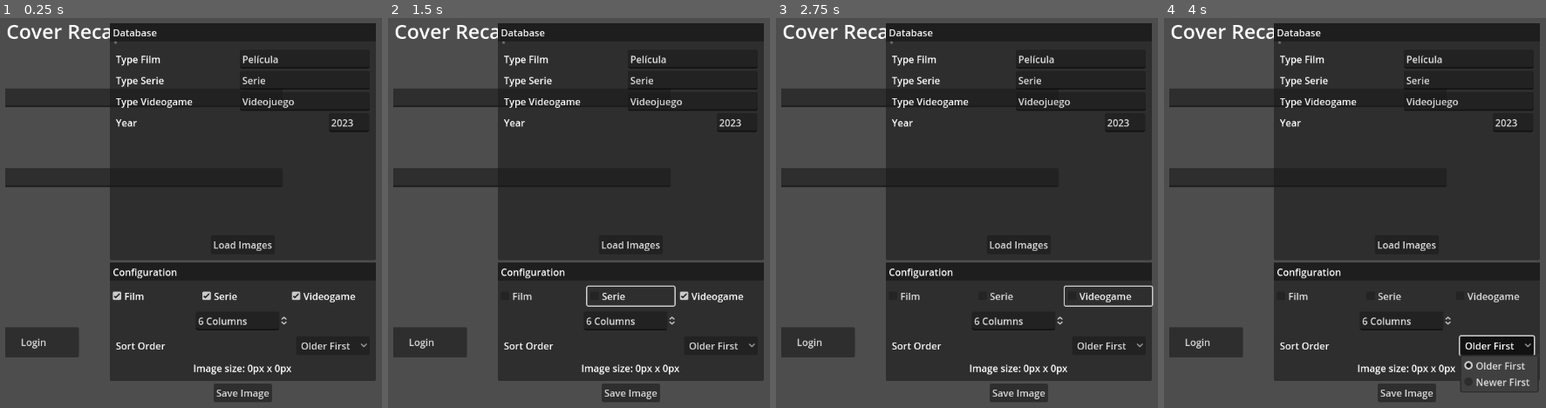
Above: before the commit, frames 1-4 (left to right).
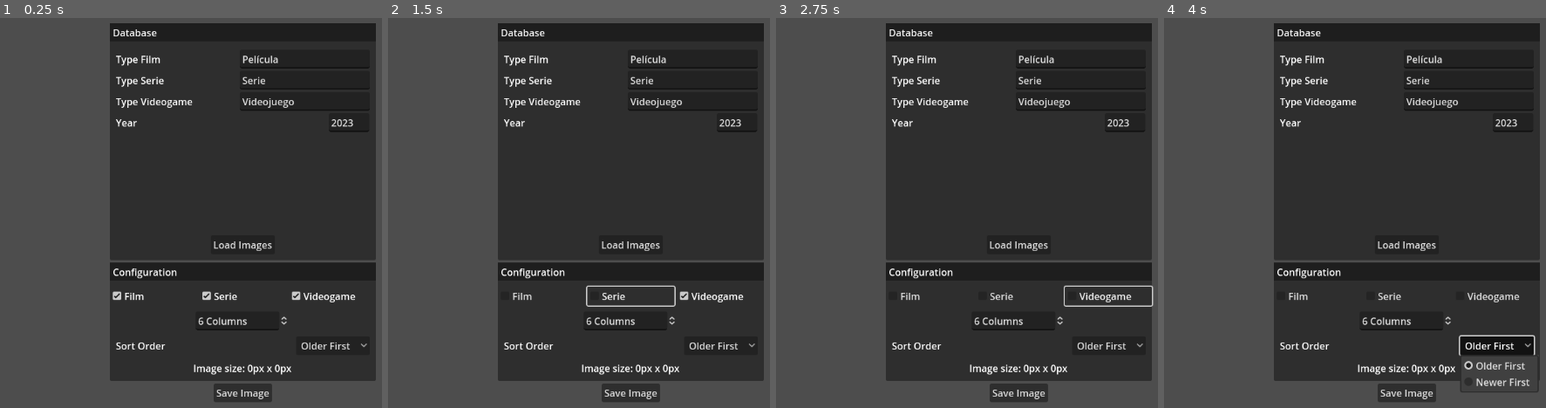
Above: after the commit, the same moments.

Repository: christt105/MediaCoverRecap
Game: Godot game, scene res://MediaCoverRecap/MediaCoverRecap.tscn
Two runs of this game, one before a commit and one after it. Both use one fixed random seed, a clock stepped at 60 frames per second and the inputs below. Before the commit the project starts from res://Main.tscn.
Inputs (mouse positions are in pixels of both pictures, inside the frame that each line leads up to):
- Up to frame 1 (0.25 s): no input
- Up to frame 2 (1.5 s): click "Film" at 0.5 s; click "Serie" at 1.25 s
- Up to frame 3 (2.75 s): click "Videogame" at 2 s
- Up to frame 4 (4 s): click (1198, 341) at 2.75 s, where only the run before the commit has a clickable "Login"; click "Older First" at 3.5 s

The runs differ from the first frame. In frame 1, 4.5% of the frame differs, in the area x 1-31%, y 1-88%; in frame 2, 4.5%; in frame 3, 4.5%; in frame 4, 4.5%.

Commit message:
Filter Media type

Diff:
--- a/MediaCoverRecap/MediaCoverRecap/Collage.gd
+++ b/MediaCoverRecap/MediaCoverRecap/Collage.gd
@@ -14,6 +14,13 @@
 			reset_grid_container_size()
 
 
+var media_type_filter:Dictionary = {
+	NotionDatabaseKeys.type_film: true,
+	NotionDatabaseKeys.type_serie: true,
+	NotionDatabaseKeys.type_videogame: true,
+}
+
+
 func _ready() -> void:
 	grid_container.resized.connect(copy_size)
 
@@ -23,14 +30,18 @@
 		child.queue_free()
 
 
+func set_media_type_filter(key:String, toggled_on:bool) -> void:
+	media_type_filter[key] = toggled_on
+	refresh()
+
+
 func create_collage(media:Array[Media]) -> void:
 	for m in media:
 		var texture_rect = TextureRect.new()
-		texture_rect.set_meta("media", m)
-		texture_rect.name = m.name
 		texture_rect.stretch_mode = TextureRect.STRETCH_KEEP_ASPECT_COVERED
 		grid_container.add_child(texture_rect)
 		m.cover_updated.connect(_cover_updated.bind(texture_rect))
+		set_cover(texture_rect, m)
 
 
 func sort(order:Configuration.Order) -> void:
@@ -41,15 +52,21 @@
 	media.sort_custom(sort_media_ascending if order == Configuration.Order.OLDER else sort_media_descending)
 
 	for i in range(media.size()):
-		var m = media[i]
 		var tr := grid_container.get_child(i) as TextureRect
-		tr.name = m.name
-		tr.texture = m.cover
-		tr.set_meta("media", m)
+		set_cover(tr, media[i])
 
 
-func filter(filters:Array[String]) -> void:
-	pass
+func set_cover(texture_rect:TextureRect, media:Media) -> void:
+	texture_rect.set_meta("media", media)
+	texture_rect.name = media.name
+	texture_rect.texture = media.cover
+	texture_rect.visible = media_type_filter[media.type]
+
+
+func refresh() -> void:
+	for m in grid_container.get_children():
+		var media := m.get_meta("media") as Media
+		m.visible = media_type_filter[media.type]
 
 
 func sort_media_ascending(a:Media, b:Media) -> bool:
--- a/MediaCoverRecap/MediaCoverRecap/Configuration.gd
+++ b/MediaCoverRecap/MediaCoverRecap/Configuration.gd
@@ -20,9 +20,10 @@
 	columns.value_changed.connect(_on_columns_changed)
 	sort.item_selected.connect(_on_sort_changed)
 
-	film.toggled.connect(_on_film_toggled)
-	serie.toggled.connect(_on_serie_toggled)
-	videogame.toggled.connect(_on_videogame_toggled)
+	# TODO: Do it automatically getting the data from the database fields
+	film.toggled.connect(_on_filter_type_toggled.bind(NotionDatabaseKeys.type_film))
+	serie.toggled.connect(_on_filter_type_toggled.bind(NotionDatabaseKeys.type_serie))
+	videogame.toggled.connect(_on_filter_type_toggled.bind(NotionDatabaseKeys.type_videogame))
 
 
 func _on_collage_resized(size:Vector2i) -> void:
@@ -37,13 +38,5 @@
 	collage.sort(index)
 
 
-func _on_film_toggled(toggled_on:bool) -> void:
-	pass
-
-
-func _on_serie_toggled(toggled_on:bool) -> void:
-	pass
-
-
-func _on_videogame_toggled(toggled_on:bool) -> void:
-	pass
+func _on_filter_type_toggled(toggled_on:bool, key:String) -> void:
+	collage.set_media_type_filter(key, toggled_on)
--- a/MediaCoverRecap/project.godot
+++ b/MediaCoverRecap/project.godot
@@ -11,7 +11,7 @@
 [application]
 
 config/name="MediaCoverRecap"
-run/main_scene="res://Main.tscn"
+run/main_scene="res://MediaCoverRecap/MediaCoverRecap.tscn"
 config/features=PackedStringArray("4.3")
 config/icon="res://icon.svg"
 
Not shown, changed: .gitignore
